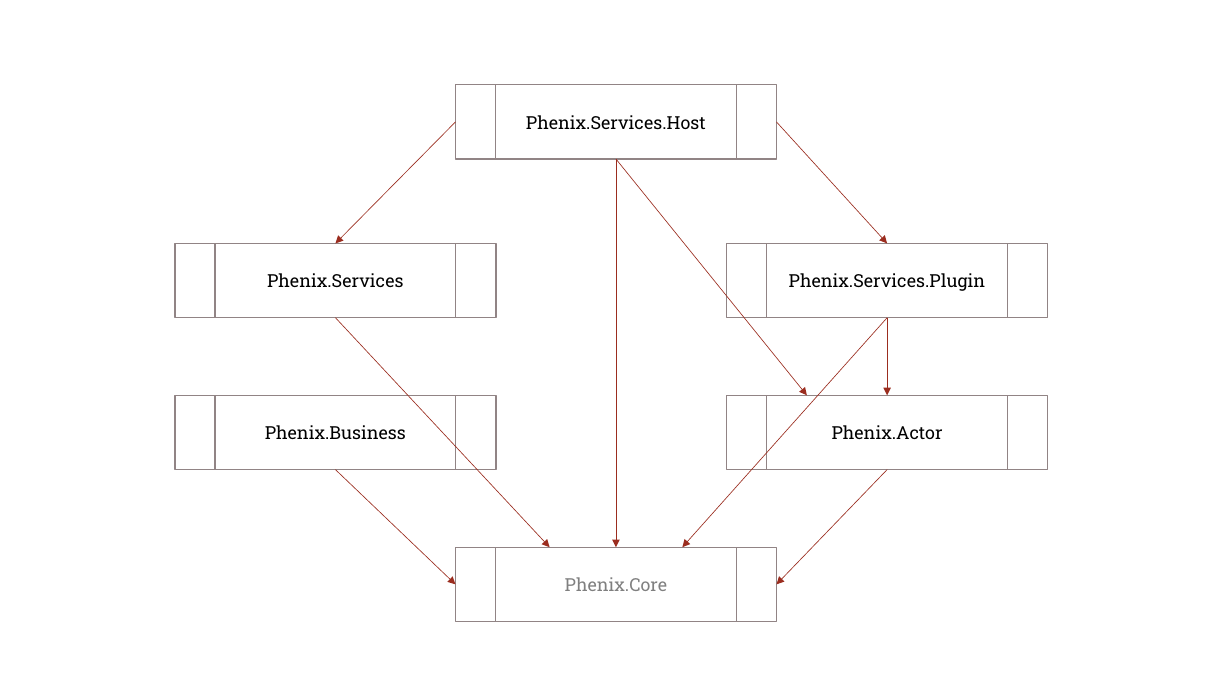
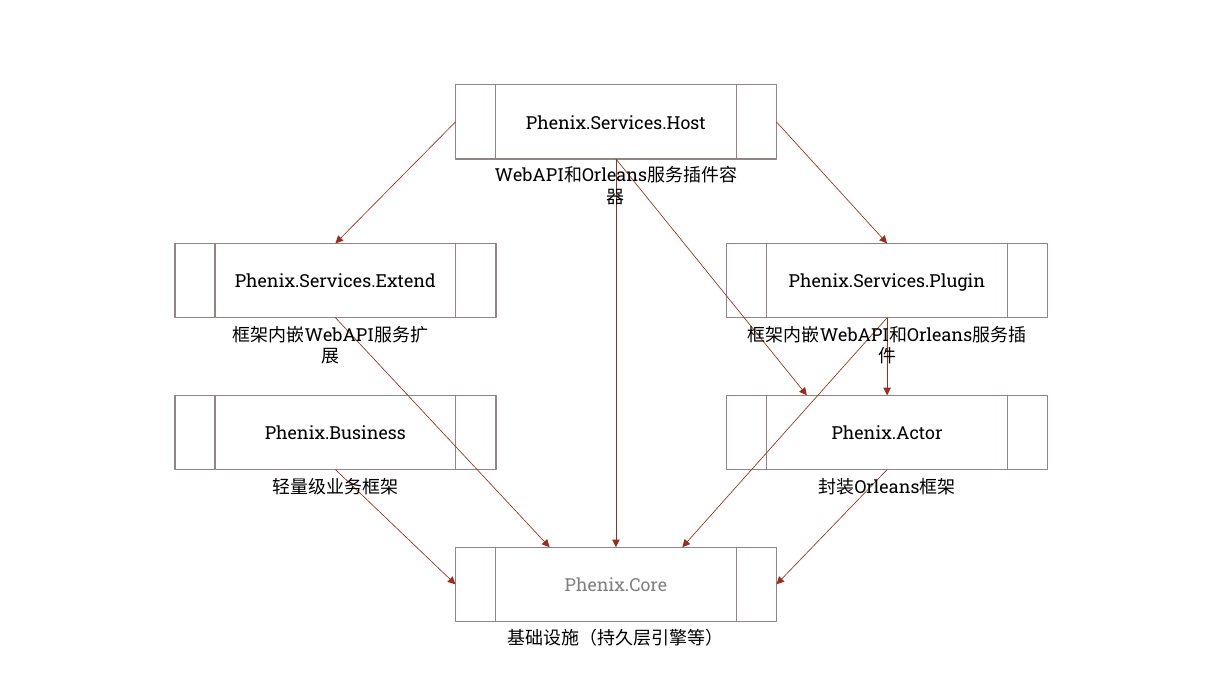
Before and after one commit to phenixiii/Phenix.NET7, a slide deck: slide 20 of Phenix.Services.Host.分布式服务架构.pptx. Drawn at 1232x693 pixels with LibreOffice and Linux fonts; fonts in the diff are those of the drawing; background and template pictures are left out. Boxes give left, top, right and bottom in pixels: in the first picture for what was removed or moved away, otherwise in the second. Text is boxed around its words. In the diff, an @@ line names an element or a change of style, - is before the commit and + after.

Commit message:
20191227 1，提供《Phenix.Services.Host.分布式服务架构.pptx》，讲解WebAPI（应用）服务和Orleans（领域）服务的搭建和部署方法 2，提供Phenix.Core.AppSettings应用系统配置工具，配置项定义方法参考Phenix.Services.Host的OrleansConfig类，系统实施时可直接在Phenix.Core.db库文件PH7_AppSettings表里做配置

```diff
--- a/Phenix.Services.Host.分布式服务架构.pptx
+++ b/Phenix.Services.Host.分布式服务架构.pptx
@@ text added at bbox=[477, 159, 755, 190], 14 pt, text #000000 @@
+WebAPI和Orleans服务插件容器
@@ text in flow chart predefined process at bbox=[235, 273, 436, 287]: text changed @@
-Phenix.Services
+Phenix.Services.Extend
@@ text added at bbox=[233, 322, 428, 346], 14 pt, text #000000 @@
+框架内嵌WebAPI服务扩展
@@ text added at bbox=[748, 322, 1027, 346], 14 pt, text #000000 @@
+框架内嵌WebAPI和Orleans服务插件
@@ text added at bbox=[273, 474, 399, 498], 14 pt, text #000000 @@
+轻量级业务框架
@@ text added at bbox=[818, 474, 955, 498], 14 pt, text #000000 @@
+封装Orleans框架
@@ text added at bbox=[508, 628, 724, 646], 14 pt, text #000000 @@
+基础设施（持久层引擎等）
```
Also in this commit, not shown: 1 other slide changed, 1 slide added, 34 other files.
